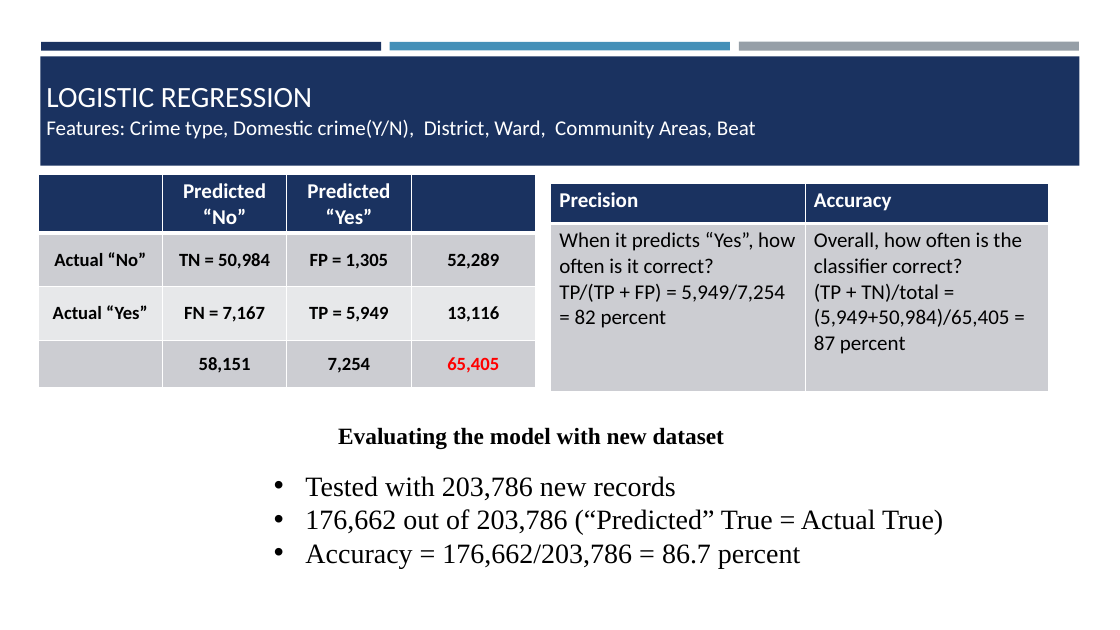
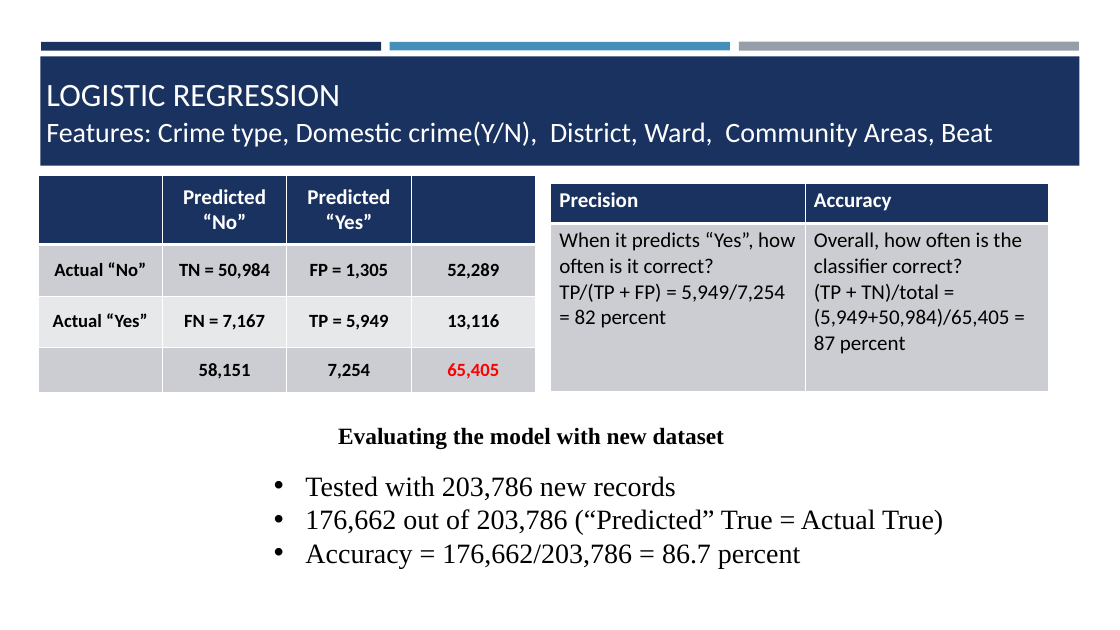
Before and after one commit to divyatv/MachineLearning_ChicagoCrime, a slide deck: slide 16 of Machine_Learning_Chicago_Crime_Dataset.pptx (slide 14 before the commit). Drawn at 1120x630 pixels with LibreOffice and Linux fonts; fonts in the diff are those of the drawing. Boxes give left, top, right and bottom in pixels: in the first picture for what was removed or moved away, otherwise in the second. Text is boxed around its words. In the diff, an @@ line names an element or a change of style, - is before the commit and + after.

```diff
--- a/Machine_Learning_Chicago_Crime_Dataset.pptx
+++ b/Machine_Learning_Chicago_Crime_Dataset.pptx
@@ title "LOGISTIC REGRESSION" at <box>46,85,340,107</box>: size 25.2 to 27.9 pt @@
@@ text "Features: Crime type, Domestic crime(Y/N), ..." at <box>46,121,993,147</box>: size 18 to 24 pt @@
@@ table: place and size @@
-table at <box>38,174,535,387</box>
+table at <box>38,175,535,397</box>
```
Also in this commit, not shown: 6 other slides changed, 2 slides added, 19 other files.
